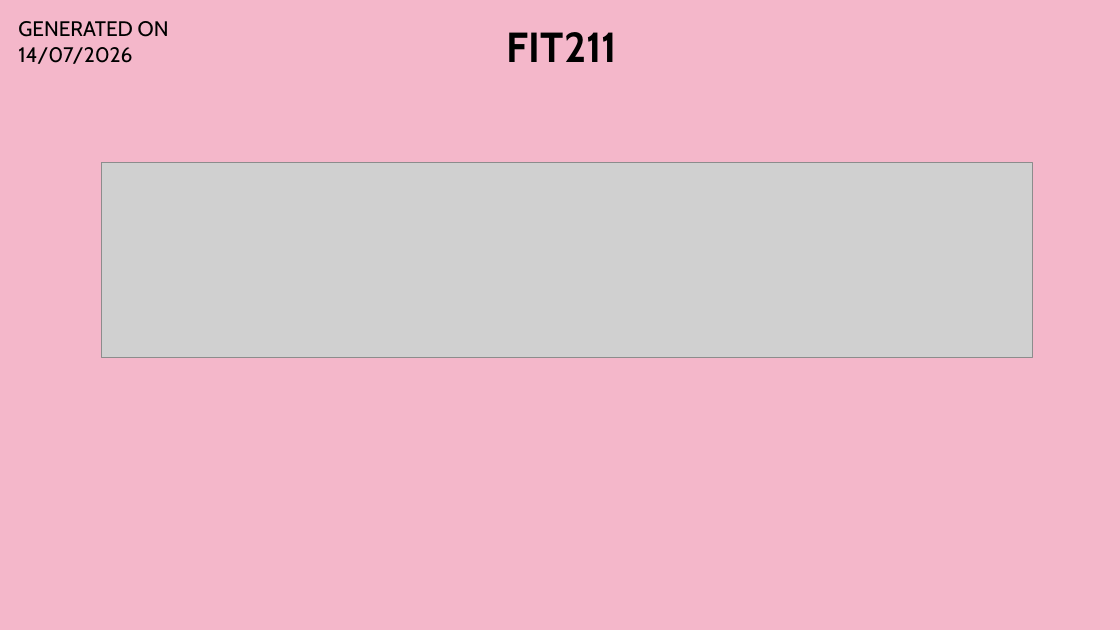
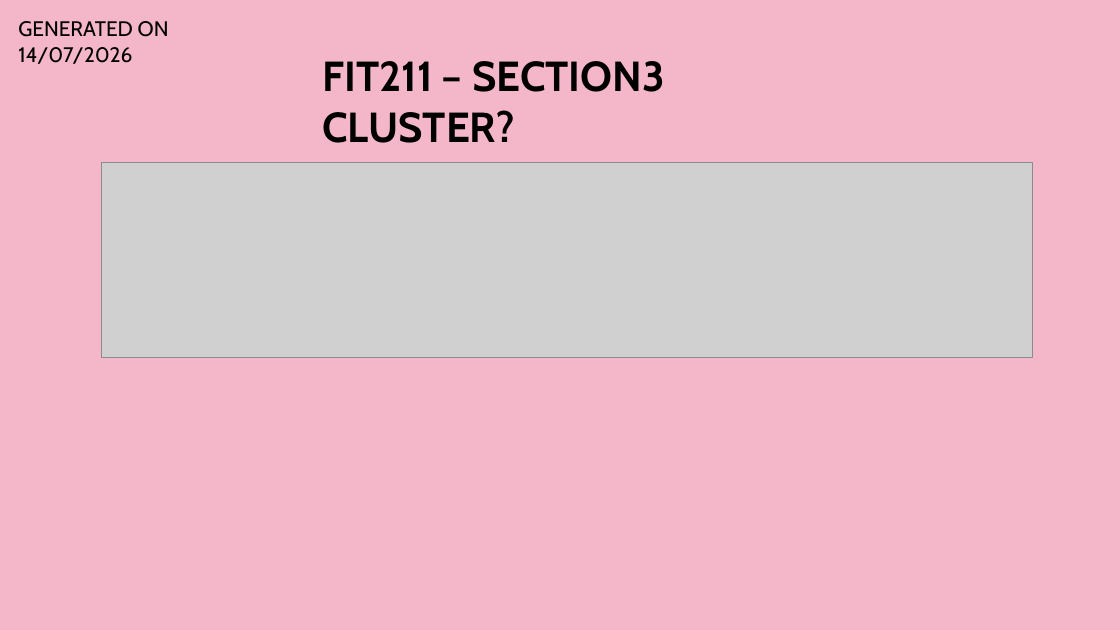
Before and after one commit to Syaziyah30/DeviceCluster, a slide deck: slide 16 of 1.training_model/supplementary/Device Identifier 20260520.pptx. Drawn at 1120x630 pixels with LibreOffice and Linux fonts; fonts in the diff are those of the drawing; grey boxes stand for pictures. Boxes give left, top, right and bottom in pixels: in the first picture for what was removed or moved away, otherwise in the second. Text is boxed around its words. In the diff, an @@ line names an element or a change of style, - is before the commit and + after.

```diff
--- a/1.training_model/supplementary/Device Identifier 20260520.pptx
+++ b/1.training_model/supplementary/Device Identifier 20260520.pptx
@@ text at bbox=[322, 61, 665, 143]: text changed @@
-FIT211
+FIT211 – SECTION3 CLUSTER?
```
Also in this commit, not shown: 5 other slides changed, 3 slides added, 5 other files.
